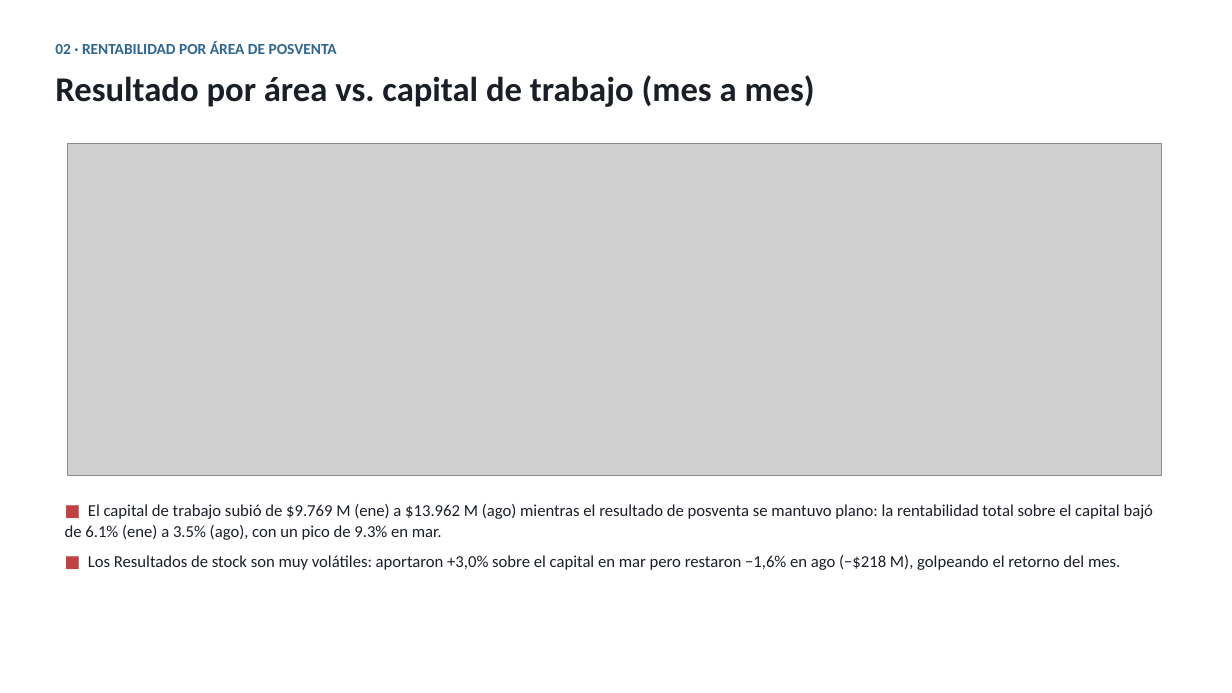
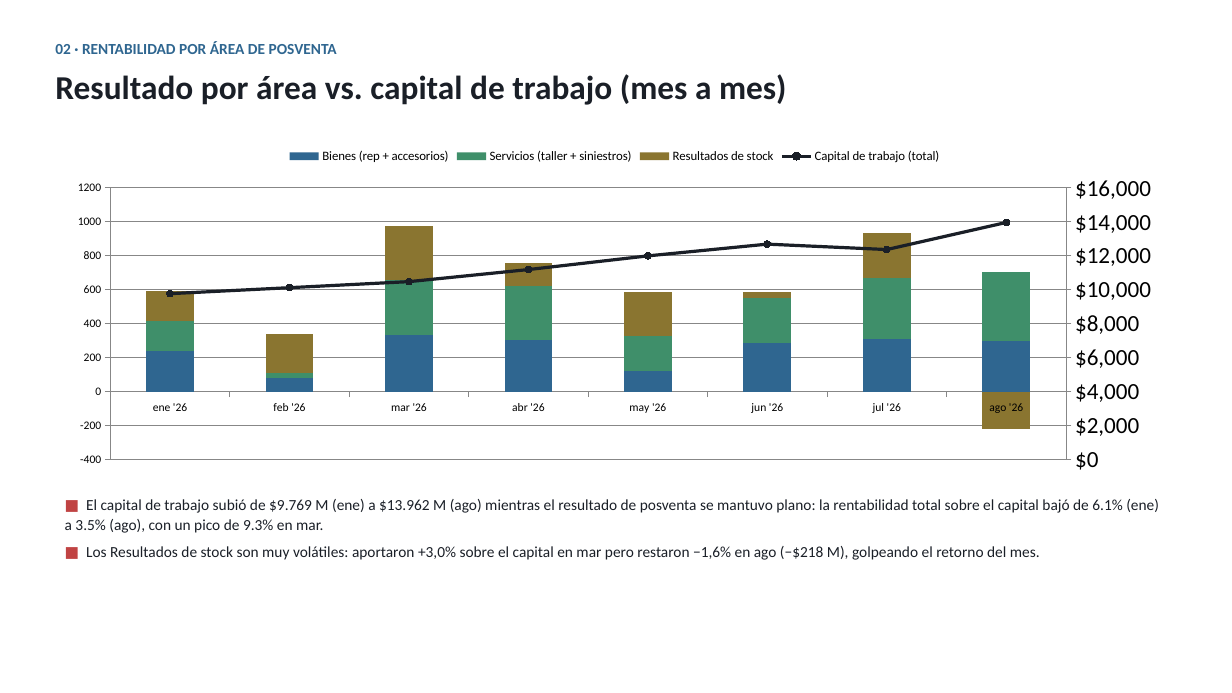
Before and after one commit to tatusaravia02-web/despachos-autocity, a slide deck: slide 3 of Analisis_Capital_de_Trabajo_Autocity.pptx. Drawn at 1232x693 pixels with LibreOffice and Linux fonts; fonts in the diff are those of the drawing; grey boxes stand for pictures. Boxes give left, top, right and bottom in pixels: in the first picture for what was removed or moved away, otherwise in the second. Text is boxed around its words. In the diff, an @@ line names an element or a change of style, - is before the commit and + after.

```diff
--- a/Analisis_Capital_de_Trabajo_Autocity.pptx
+++ b/Analisis_Capital_de_Trabajo_Autocity.pptx
@@ text "Resultado por área vs. capital ..." at bbox=[55, 74, 787, 105]: size 27 to 26 pt @@
@@ column stacked chart added at bbox=[55, 139, 1174, 481] @@
+categories: ene '26, feb '26, mar '26, abr '26, may '26, jun '26, jul '26, ago '26
+Bienes (rep + accesorios): 240, 80, 330, 310, 120, 290, 310, 300
+Servicios (taller + siniestros): 180, 30, 320, 320, 200, 260, 360, 410
+Resultados de stock: 180, 230, 320, 130, 260, 40, 270, -220
+Capital de trabajo (total): 9800, 10100, 10500, 11200, 12000, 12700, 12400, 14000
@@ picture removed at bbox=[67, 143, 1163, 476] @@
@@ text "■ El capital de trabajo ..." at bbox=[65, 499, 1159, 560]: size 13 to 12 pt; less space between paragraphs @@
```
Also in this commit, not shown: 4 other slides changed.
